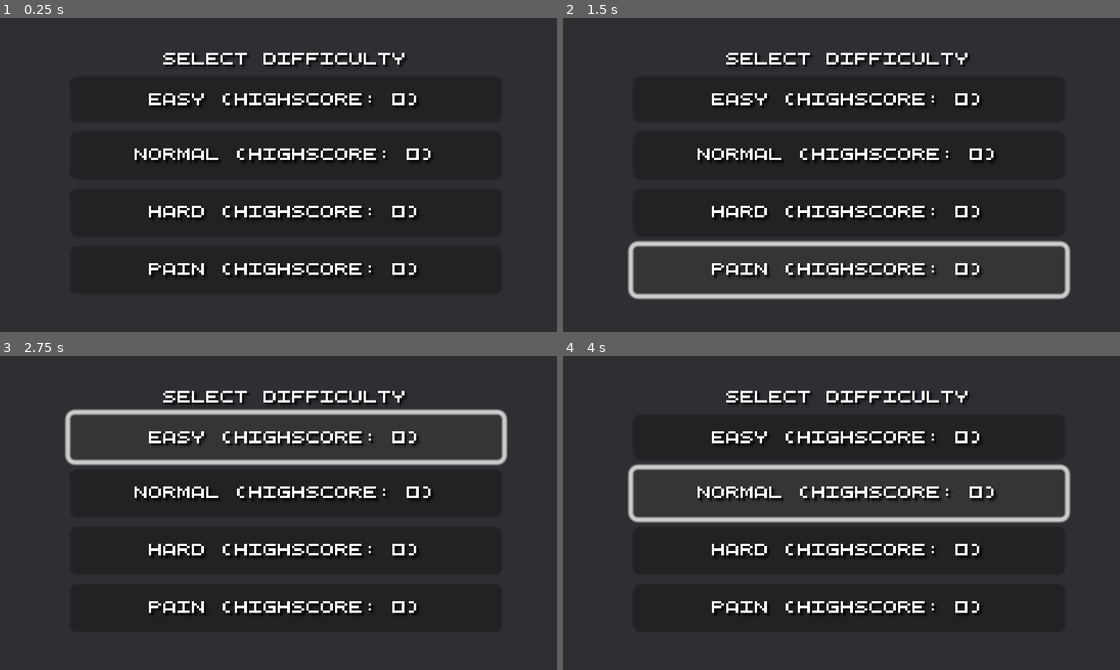
Above: before the commit, frames 1-4 (two rows, left to right).
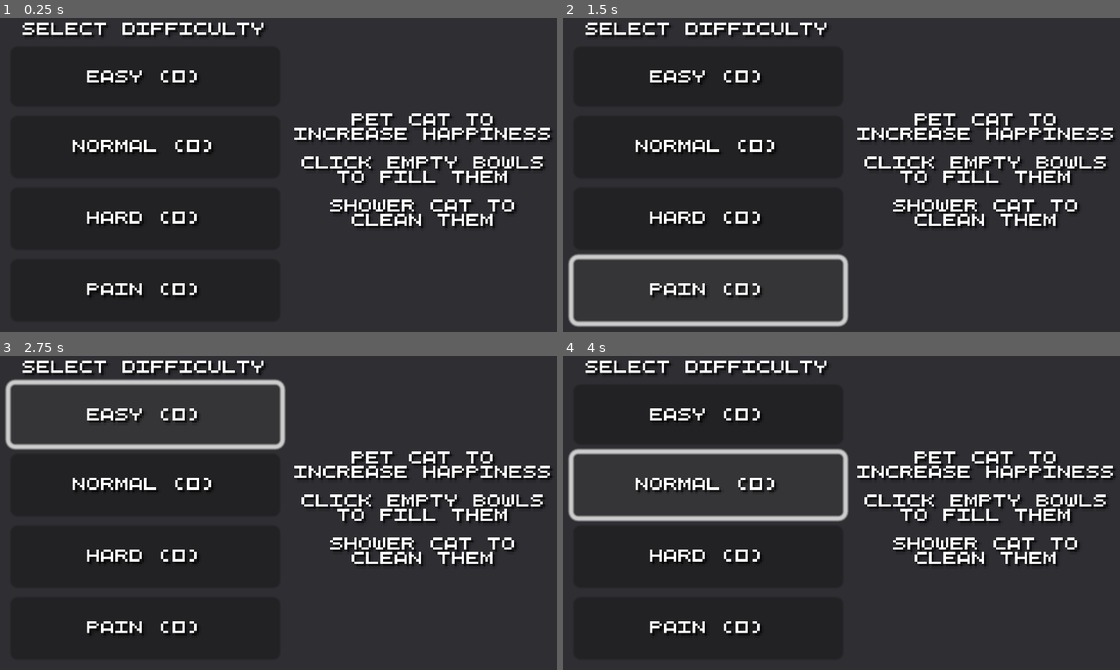
Above: after the commit, the same moments.

Repository: Theooolone/m-game
Game: Godot game, scene res://scenes/catsim/difficulty.tscn
Same seed, same stepped clock (60 frames per second), same inputs: the game is played once before the commit and once after it. This scene is started directly instead of the project's main scene.
Inputs:
- Up to frame 1 (0.25 s): no input
- Up to frame 2 (1.5 s): click "Hard (Highscore: 0)" (after the commit: "Hard (0)") at 0.5 s; click "Pain (Highscore: 0)" (after the commit: "Pain (0)") at 1.25 s
- Up to frame 3 (2.75 s): click "Easy (Highscore: 0)" (after the commit: "Easy (0)") at 2 s
- Up to frame 4 (4 s): click "Easy (Highscore: 0)" (after the commit: "Easy (0)") at 2.75 s; click "Normal (Highscore: 0)" (after the commit: "Normal (0)") at 3.5 s

The runs differ from the first frame. In frame 1, 11% of the frame differs, in the area x 3-100%, y 1-90%; in frame 2, 17%, in the area x 0-100%, y 1-99%; in frame 3, 17%; in frame 4, 16%.

Commit message:
Added simple instructions

Diff:
--- a/scenes/catsim/difficulty.tscn
+++ b/scenes/catsim/difficulty.tscn
@@ -3,47 +3,47 @@
 [ext_resource type="Script" path="res://scripts/difficulty.gd" id="1_aydrc"]
 [ext_resource type="LabelSettings" uid="uid://dguaiif1dpkwk" path="res://resources/5px.tres" id="1_fwnny"]
 
-[node name="Node2D" type="Node2D"]
+[node name="Control" type="Control"]
+layout_mode = 3
+anchors_preset = 0
+offset_right = 240.0
+offset_bottom = 135.0
 script = ExtResource("1_aydrc")
 
 [node name="Camera2D" type="Camera2D" parent="."]
+anchor_mode = 0
 zoom = Vector2(8, 8)
 
-[node name="Control" type="Control" parent="."]
-layout_mode = 3
-anchors_preset = 0
-offset_left = -120.0
-offset_top = -68.0
-offset_right = 121.0
-offset_bottom = 67.0
-
-[node name="VBoxContainer" type="VBoxContainer" parent="Control"]
+[node name="HBoxContainer" type="HBoxContainer" parent="."]
 layout_mode = 1
-anchors_preset = 8
-anchor_left = 0.5
-anchor_top = 0.5
-anchor_right = 0.5
-anchor_bottom = 0.5
-offset_left = -90.5
-offset_top = -51.0
-offset_right = 90.5
-offset_bottom = 51.0
+anchors_preset = 15
+anchor_right = 1.0
+anchor_bottom = 1.0
+offset_left = 5.0
+offset_top = 4.0
+offset_right = -5.0
+offset_bottom = -5.0
 grow_horizontal = 2
 grow_vertical = 2
 
-[node name="Label" type="Label" parent="Control/VBoxContainer"]
+[node name="VBoxContainer" type="VBoxContainer" parent="HBoxContainer"]
+layout_mode = 2
+size_flags_horizontal = 3
+
+[node name="Label" type="Label" parent="HBoxContainer/VBoxContainer"]
 layout_mode = 2
 text = "Select Difficulty"
 label_settings = ExtResource("1_fwnny")
 horizontal_alignment = 1
 vertical_alignment = 2
 
-[node name="EasyButton" type="Button" parent="Control/VBoxContainer"]
+[node name="EasyButton" type="Button" parent="HBoxContainer/VBoxContainer"]
+unique_name_in_owner = true
 layout_mode = 2
 size_flags_vertical = 3
 tooltip_text = "Test"
 
-[node name="Label" type="Label" parent="Control/VBoxContainer/EasyButton"]
+[node name="Label" type="Label" parent="HBoxContainer/VBoxContainer/EasyButton"]
 layout_mode = 1
 anchors_preset = 15
 anchor_right = 1.0
@@ -55,55 +55,72 @@
 horizontal_alignment = 1
 vertical_alignment = 1
 
-[node name="NormalButton" type="Button" parent="Control/VBoxContainer"]
+[node name="NormalButton" type="Button" parent="HBoxContainer/VBoxContainer"]
+unique_name_in_owner = true
 layout_mode = 2
 size_flags_vertical = 3
 
-[node name="Label" type="Label" parent="Control/VBoxContainer/NormalButton"]
+[node name="Label" type="Label" parent="HBoxContainer/VBoxContainer/NormalButton"]
 layout_mode = 1
 anchors_preset = 15
 anchor_right = 1.0
 anchor_bottom = 1.0
 grow_horizontal = 2
 grow_vertical = 2
-text = "Easy"
+text = "Normal"
 label_settings = ExtResource("1_fwnny")
 horizontal_alignment = 1
 vertical_alignment = 1
 
-[node name="HardButton" type="Button" parent="Control/VBoxContainer"]
+[node name="HardButton" type="Button" parent="HBoxContainer/VBoxContainer"]
+unique_name_in_owner = true
 layout_mode = 2
 size_flags_vertical = 3
 
-[node name="Label" type="Label" parent="Control/VBoxContainer/HardButton"]
+[node name="Label" type="Label" parent="HBoxContainer/VBoxContainer/HardButton"]
 layout_mode = 1
 anchors_preset = 15
 anchor_right = 1.0
 anchor_bottom = 1.0
 grow_horizontal = 2
 grow_vertical = 2
-text = "Easy"
+text = "Hard"
 label_settings = ExtResource("1_fwnny")
 horizontal_alignment = 1
 vertical_alignment = 1
 
-[node name="PainButton" type="Button" parent="Control/VBoxContainer"]
+[node name="PainButton" type="Button" parent="HBoxContainer/VBoxContainer"]
+unique_name_in_owner = true
 layout_mode = 2
 size_flags_vertical = 3
 
-[node name="Label" type="Label" parent="Control/VBoxContainer/PainButton"]
+[node name="Label" type="Label" parent="HBoxContainer/VBoxContainer/PainButton"]
 layout_mode = 1
 anchors_preset = 15
 anchor_right = 1.0
 anchor_bottom = 1.0
 grow_horizontal = 2
 grow_vertical = 2
-text = "Easy"
+text = "Pain"
 label_settings = ExtResource("1_fwnny")
 horizontal_alignment = 1
 vertical_alignment = 1
 
-[connection signal="pressed" from="Control/VBoxContainer/EasyButton" to="." method="_on_easy_button_pressed"]
-[connection signal="pressed" from="Control/VBoxContainer/NormalButton" to="." method="_on_normal_button_pressed"]
-[connection signal="pressed" from="Control/VBoxContainer/HardButton" to="." method="_on_hard_button_pressed"]
-[connection signal="pressed" from="Control/VBoxContainer/PainButton" to="." method="_on_pain_button_pressed"]
+[node name="Label2" type="Label" parent="HBoxContainer"]
+layout_mode = 2
+size_flags_horizontal = 3
+size_flags_vertical = 1
+text = "Pet cat to increase happiness
+
+Click empty bowls to fill them
+
+Shower cat to clean them"
+label_settings = ExtResource("1_fwnny")
+horizontal_alignment = 1
+vertical_alignment = 1
+autowrap_mode = 2
+
+[connection signal="pressed" from="HBoxContainer/VBoxContainer/EasyButton" to="." method="_on_easy_button_pressed"]
+[connection signal="pressed" from="HBoxContainer/VBoxContainer/NormalButton" to="." method="_on_normal_button_pressed"]
+[connection signal="pressed" from="HBoxContainer/VBoxContainer/HardButton" to="." method="_on_hard_button_pressed"]
+[connection signal="pressed" from="HBoxContainer/VBoxContainer/PainButton" to="." method="_on_pain_button_pressed"]
--- a/scripts/difficulty.gd
+++ b/scripts/difficulty.gd
@@ -1,28 +1,28 @@
-extends Node2D
+extends Control
 
 
 func _ready():
 	var easy_highscore = Global.get_config_value("cat_sim_highscores", "difficulty_0.6", 0)
-	$Control/VBoxContainer/EasyButton/Label.text = "Easy (Highscore: " + str(10*easy_highscore) + ")"
+	%EasyButton/Label.text = "Easy (" + str(10*easy_highscore) + ")"
 	var normal_highscore = Global.get_config_value("cat_sim_highscores", "difficulty_1", 0)
-	$Control/VBoxContainer/NormalButton/Label.text = "Normal (Highscore: " + str(10*normal_highscore) + ")"
+	%NormalButton/Label.text = "Normal (" + str(10*normal_highscore) + ")"
 	var hard_highscore = Global.get_config_value("cat_sim_highscores", "difficulty_2", 0)
-	$Control/VBoxContainer/HardButton/Label.text = "Hard (Highscore: " + str(10*hard_highscore) + ")"
+	%HardButton/Label.text = "Hard (" + str(10*hard_highscore) + ")"
 	var pain_highscore = Global.get_config_value("cat_sim_highscores", "difficulty_5", 0)
-	$Control/VBoxContainer/PainButton/Label.text = "Pain (Highscore: " + str(10*pain_highscore) + ")"
+	%PainButton/Label.text = "Pain (" + str(10*pain_highscore) + ")"
 
 
 func _on_easy_button_pressed():
-	Global.change_scene("res://scenes/catsim/cat_sim.tscn", null, 0.6)
+	Global.change_scene("res://scenes/catsim/cat_sim.tscn", "res://assets/music/beans_of_anxiety.wav", 0.6)
 
 
 func _on_normal_button_pressed():
-	Global.change_scene("res://scenes/catsim/cat_sim.tscn", null, 1)
+	Global.change_scene("res://scenes/catsim/cat_sim.tscn", "res://assets/music/beans_of_anxiety.wav", 1)
 
 
 func _on_hard_button_pressed():
-	Global.change_scene("res://scenes/catsim/cat_sim.tscn", null, 2)
+	Global.change_scene("res://scenes/catsim/cat_sim.tscn", "res://assets/music/beans_of_anxiety.wav", 2)
 
 
 func _on_pain_button_pressed():
-	Global.change_scene("res://scenes/catsim/cat_sim.tscn", null, 5)
+	Global.change_scene("res://scenes/catsim/cat_sim.tscn", "res://assets/music/beans_of_anxiety.wav", 5)
